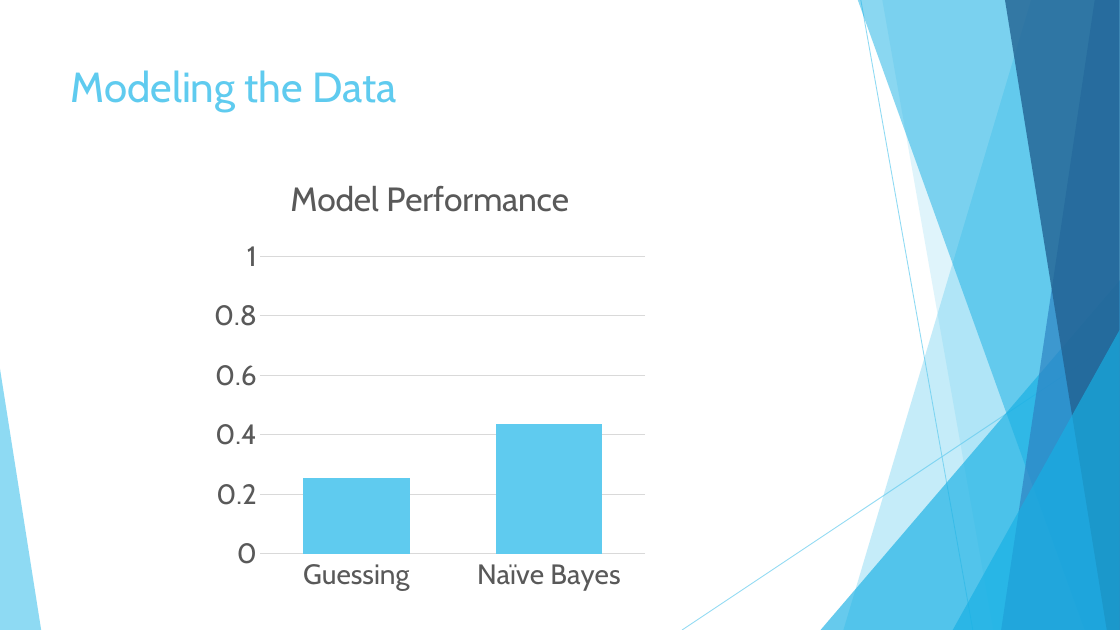
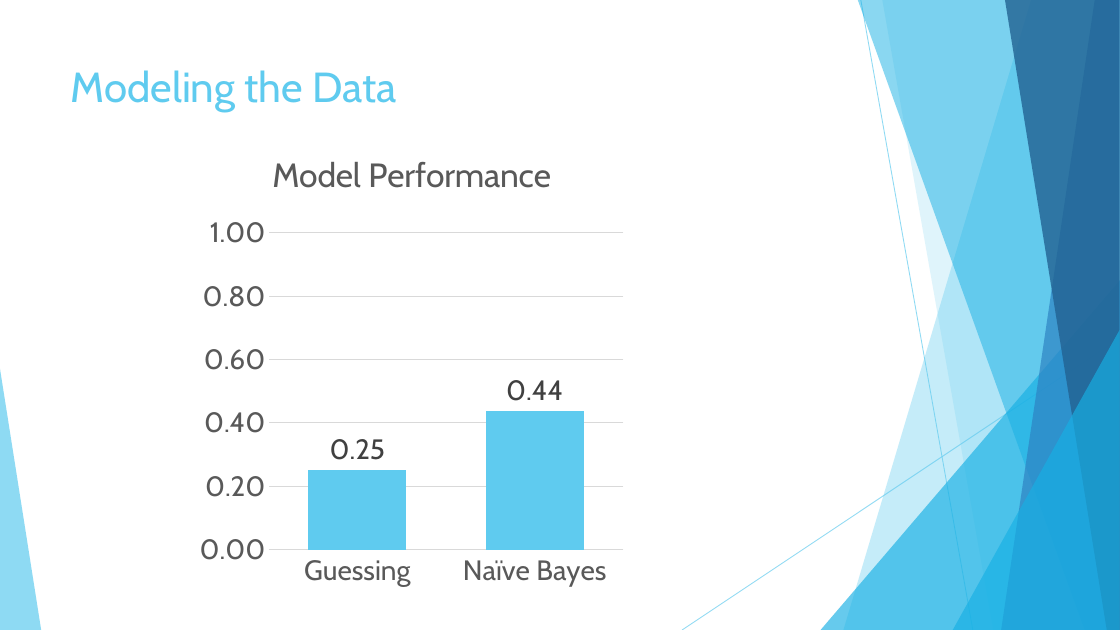
Before and after one commit to DavidBraslow/dsc-3-final-project-online-ds-sp-000, a slide deck: slide 6 of presentation.pptx. Drawn at 1120x630 pixels with LibreOffice and Linux fonts; fonts in the diff are those of the drawing. Boxes give left, top, right and bottom in pixels: in the first picture for what was removed or moved away, otherwise in the second. Text is boxed around its words. In the diff, an @@ line names an element or a change of style, - is before the commit and + after.

```diff
--- a/presentation.pptx
+++ b/presentation.pptx
@@ column chart at (x1=191, y1=131, x2=632, y2=597) @@
@@ data labels of Series 1 added @@
@@ value axis changed @@
@@ column chart resized from (x1=205, y1=155, x2=655, y2=600) to (x1=191, y1=131, x2=632, y2=597) @@
```
Also in this commit, not shown: 6 other files.
